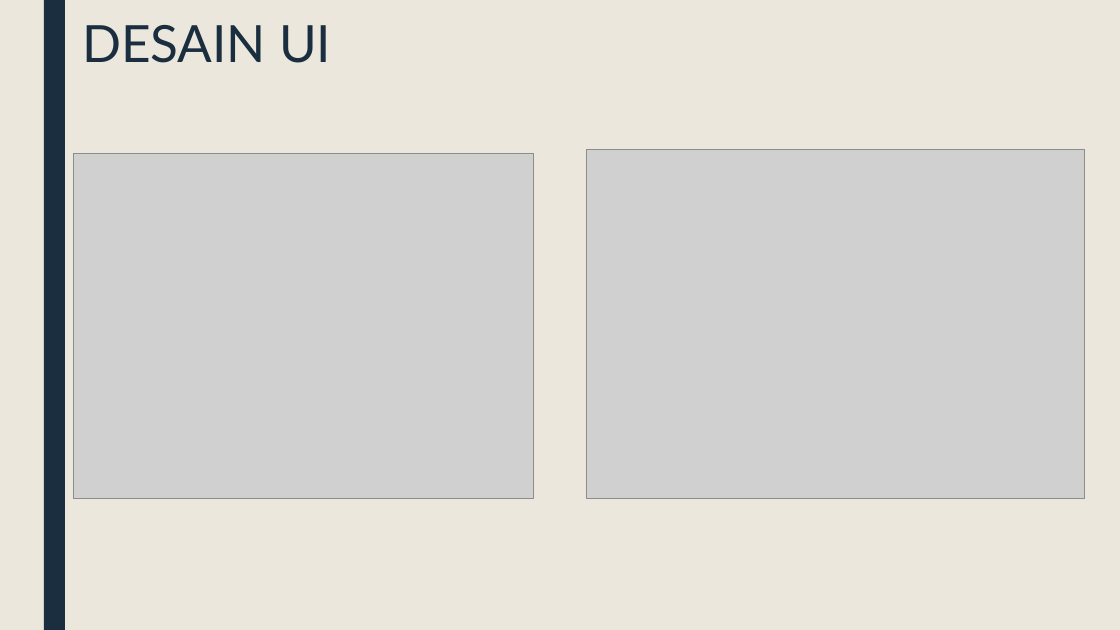
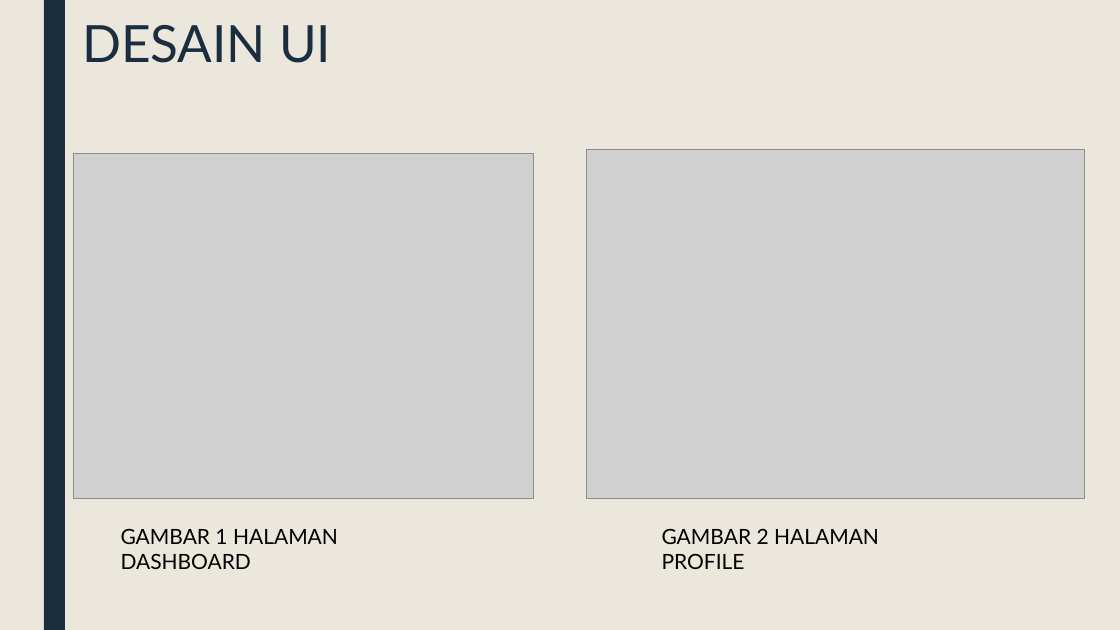
Before and after one commit to danielzalukhu/taubaya, a slide deck: slide 14 of document/LSTA/160716053_DanielBualaKristoZalukhu_PPT.pptx. Drawn at 1120x630 pixels with LibreOffice and Linux fonts; fonts in the diff are those of the drawing; grey boxes stand for pictures. Boxes give left, top, right and bottom in pixels: in the first picture for what was removed or moved away, otherwise in the second. Text is boxed around its words. In the diff, an @@ line names an element or a change of style, - is before the commit and + after.

```diff
--- a/document/LSTA/160716053_DanielBualaKristoZalukhu_PPT.pptx
+++ b/document/LSTA/160716053_DanielBualaKristoZalukhu_PPT.pptx
@@ text added at (121, 528, 338, 569), 18 pt, text #000000 @@
+GAMBAR 1 HALAMAN DASHBOARD
@@ text added at (662, 528, 879, 569), 18 pt, text #000000 @@
+GAMBAR 2 HALAMAN PROFILE
```
Also in this commit, not shown: 9 other slides changed, 1 slide added, 28 other files.
